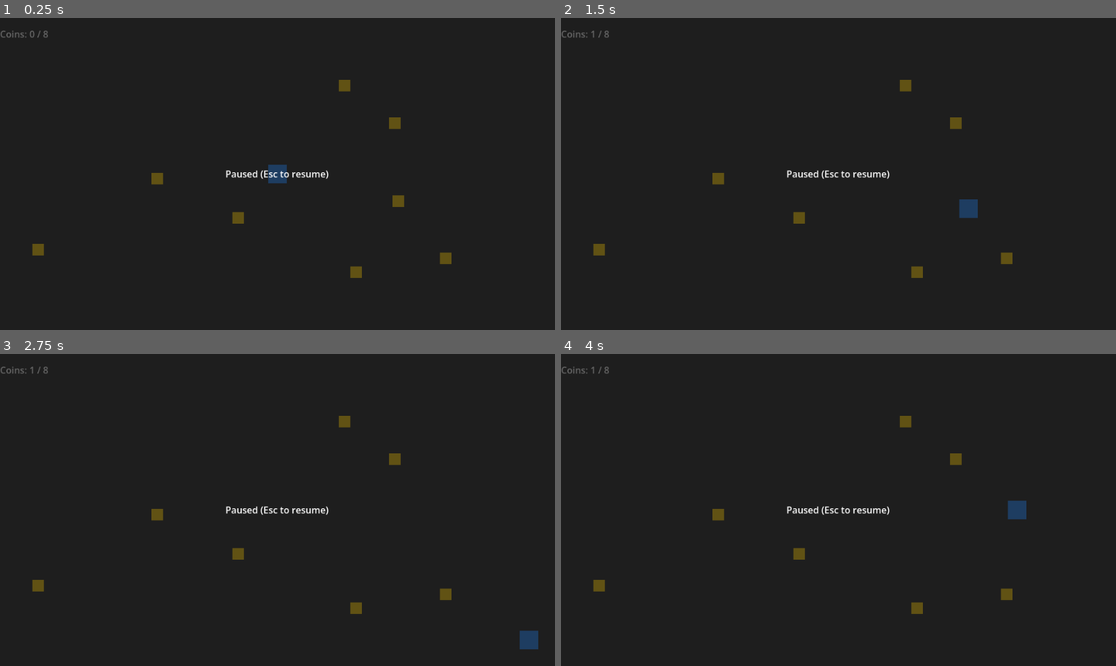
Above: before the commit, frames 1-4 (two rows, left to right).
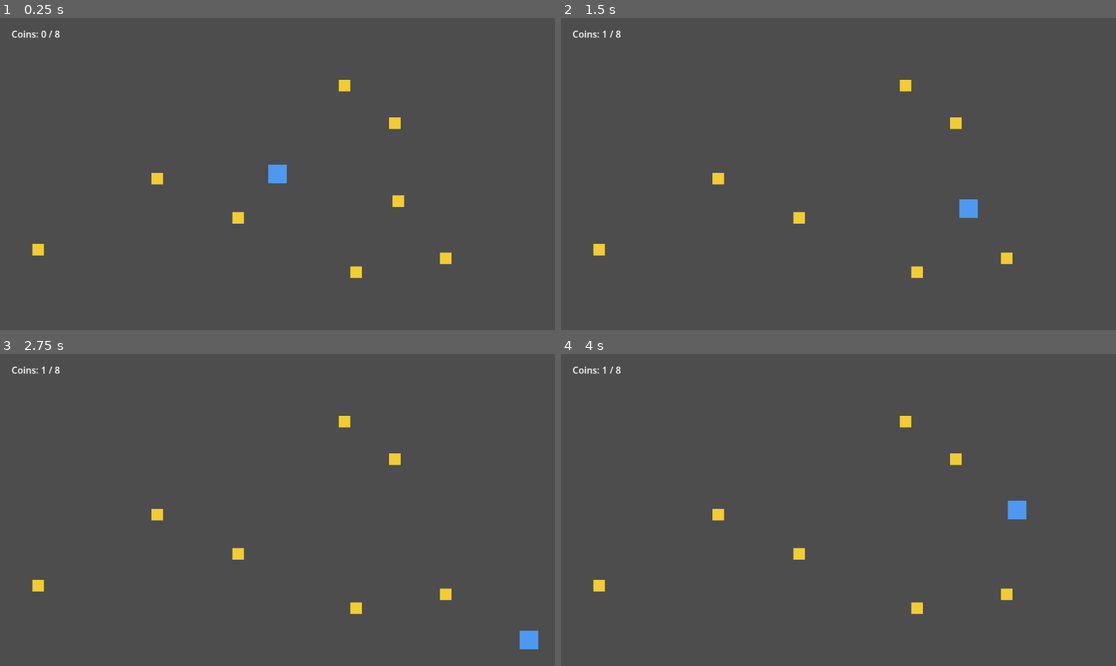
Above: after the commit, the same moments.

Repository: bulga138/GodotTesting
Game: Godot game, scene res://scenes/main.tscn
Same seed, same stepped clock (60 frames per second), same inputs: the game is played once before the commit and once after it.
Inputs (mouse positions are in pixels of both pictures, inside the frame that each line leads up to):
- Up to frame 1 (0.25 s): no input
- Up to frame 2 (1.5 s): tap Enter (ui_accept) at 0.5, 0.77 s; move the mouse to (960, 158) at 0.52 s; hold D (move_right) 0.53-1.28 s; tap Alt at 0.6 s; click (960, 158) at 0.67 s; move the mouse to (727, 189) at 1.27 s; hold S (move_down) from 1.28 s (still down); tap B at 1.35 s
- Up to frame 3 (2.75 s): tap Enter (ui_accept) at 1.52 s; move the mouse to (333, 441) at 2.02 s; release S (move_down) at 2.03 s; hold D (move_right) from 2.03 s (still down); tap Backspace at 2.1 s
- Up to frame 4 (4 s): move the mouse to (810, 572) at 2.77 s; release D (move_right) at 2.78 s; hold W (move_up) 2.78-3.53 s; tap C at 2.85 s; click (810, 572) at 2.92 s; tap Enter (ui_accept) at 3.02, 3.77 s; move the mouse to (1005, 556) at 3.52 s; hold A (move_left) from 3.53 s (still down); tap Ctrl at 3.6 s

The runs differ from the first frame. In frame 1, 100% of the frame differs, in the area x 0-100%, y 0-100%; in frame 2, 100%; in frame 3, 100%; in frame 4, 100%.

Commit message:
fix: restore PauseMenu visible=false + ScoreLabel offset clobbered by test_id edit; regenerate arena baseline; gitignore node_modules

Diff:
--- a/game/baselines/arena.json
+++ b/game/baselines/arena.json
@@ -1,6 +1,6 @@
 {
-	"driver": "cucumber",
+	"driver": "godottesting-demo",
 	"width": 960,
 	"height": 540,
-	"updatedAt": "2026-09-14T17:59:45.095Z"
+	"updatedAt": "2026-09-14T18:11:33.848Z"
 }
--- a/game/scenes/main.tscn
+++ b/game/scenes/main.tscn
@@ -47,6 +47,7 @@
 
 [node name="ScoreLabel" type="Label" parent="HUD"]
 metadata/test_id = "score_label"
+offset_left = 20.0
 offset_top = 16.0
 offset_right = 400.0
 offset_bottom = 40.0
@@ -54,6 +55,7 @@
 
 [node name="PauseMenu" type="ColorRect" parent="HUD"]
 metadata/test_id = "pause_menu"
+visible = false
 offset_right = 960.0
 offset_bottom = 540.0
 color = Color(0, 0, 0, 0.6)
Binary file changed: game/baselines/arena.png
Not shown, changed: .gitignore
